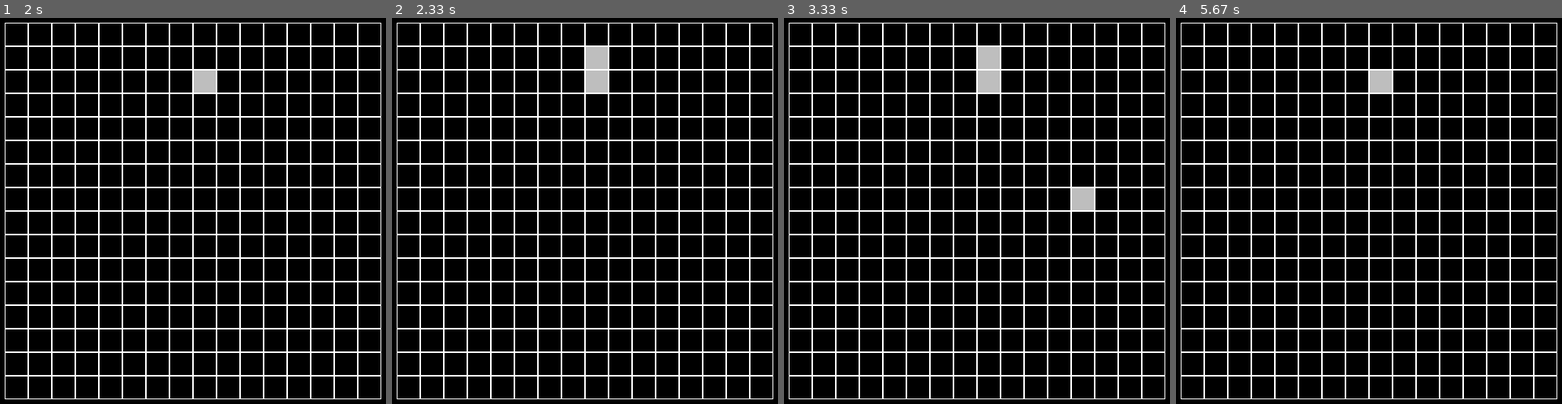
Above: before the commit, frames 1-4 (left to right).
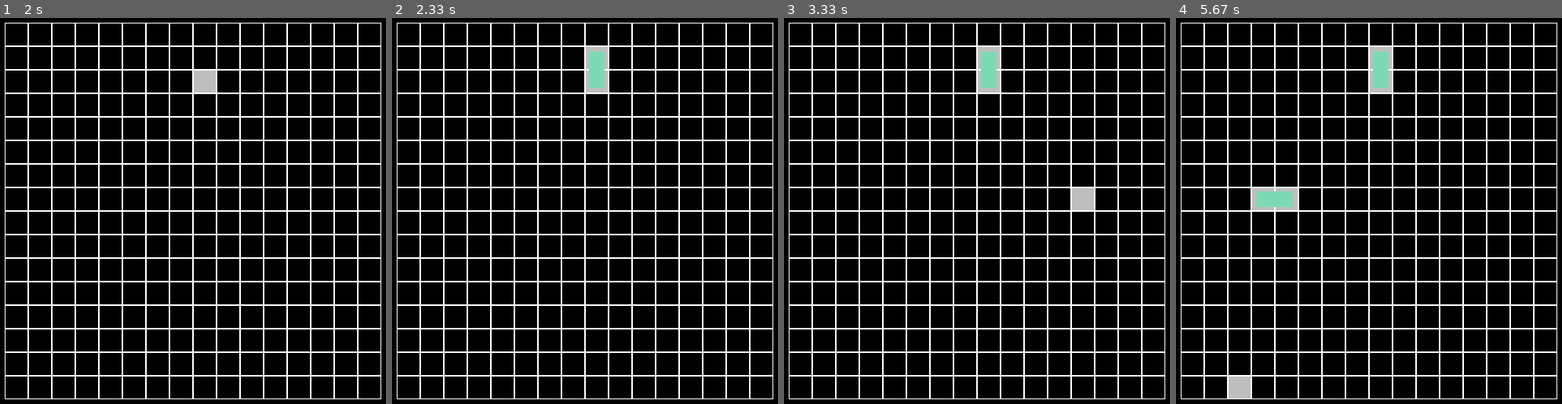
Above: after the commit, the same moments.

Repository: som-thing/yandex-pygame
Game: pygame game, started from Pygame 0.0/main.py
Two runs of this game, one before a commit and one after it. Both use one fixed random seed, a clock stepped at 60 frames per second and the inputs below.
Inputs (mouse positions are in pixels of both pictures, inside the frame that each line leads up to):
- Up to frame 1 (2 s): click (193, 230) at 0.38 s; click (193, 257) at 0.72 s; click (69, 164) at 1.05 s; click (335, 384) at 1.38 s; click (200, 83) at 1.72 s
- Up to frame 2 (2.33 s): click (596, 56) at 2.05 s
- Up to frame 3 (3.33 s): click (965, 156) at 2.38 s; click (922, 141) at 2.72 s; click (1081, 191) at 3.05 s
- Up to frame 4 (5.67 s): click (1492, 218) at 3.38 s; click (1380, 56) at 3.72 s; click (1253, 145) at 4.05 s; click (1384, 214) at 4.38 s; click (1253, 203) at 4.72 s; click (1284, 195) at 5.05 s; click (1249, 392) at 5.38 s

Frame 1 is identical in both runs. In frame 2, 0.4% of the frame differs, in the area x 51-56%, y 8-19%; in frame 3, 0.4%; in frame 4, 1.5%, in the area x 13-56%, y 7-99%.

Commit message:
Ribbons, errorfix + created TODO.txt
Ribbons now appear.

Diff:
--- a/Pygame 0.0/main.py
+++ b/Pygame 0.0/main.py
@@ -1,4 +1,5 @@
 import pygame
+import random
 
 
 class Board:
@@ -12,6 +13,8 @@
         self.cell_size = 30
         self.colors = [[0 for j in range(height)] for i in range(width)]
         self.flag = True
+        self.ribbons = {}  # здесь будут хранится соединения
+        self.ribbon_color = (random.choice(range(1, 256)), random.choice(range(1, 256)), random.choice(range(1, 256)))
 
     def set_view(self, left, top, cell_size):
         self.left = left
@@ -23,28 +26,52 @@
         for y in range(self.height):
             for x in range(self.width):
                 pygame.draw.rect(screen, colors[self.board[y][x]], (x * self.cell_size + self.left,
-                                                           y * self.cell_size + self.top,
-                                                           self.cell_size, self.cell_size))
+                                                                    y * self.cell_size + self.top,
+                                                                    self.cell_size, self.cell_size))
                 pygame.draw.rect(screen, pygame.Color('white'), (x * self.cell_size + self.left,
                                                                  y * self.cell_size + self.top,
                                                                  self.cell_size,
                                                                  self.cell_size), 1)
+                if (x, y) in self.ribbons.keys():  # прорисовка ленточек
+                    if self.ribbons[(x, y)] == "left":
+                        pygame.draw.rect(screen, self.ribbon_color, ((x - 1) * self.cell_size + self.left + 7,
+                                                                     y * self.cell_size + self.top + 5,
+                                                                     2 * self.cell_size - 14,
+                                                                     self.cell_size - 10))
+                    if self.ribbons[(x, y)] == "up":
+                        pygame.draw.rect(screen, self.ribbon_color, (x * self.cell_size + self.left + 5,
+                                                                     (y - 1) * self.cell_size + self.top + 7,
+                                                                     self.cell_size - 10,
+                                                                     2 * self.cell_size - 14))
 
     def get_click(self, mouse_pos):
         cell = self.get_cell(mouse_pos)
-        if self.flag:
-            self.on_click(cell)
-            self.first_cell = cell
-            self.flag = not self.flag
-        else:
-            if self.first_cell == cell:
+        if cell:  # проверка, нажали ли на клетку или на пустое пространство
+            if self.board[cell[1]][cell[0]] == 1:
                 pass
-            elif (abs(self.first_cell[0] - cell[0]) == 1 and self.first_cell[1] == cell[1]) \
-                    or (abs(self.first_cell[1] - cell[1]) == 1 and self.first_cell[0] == cell[0]):
+            elif self.flag:
                 self.on_click(cell)
+                self.first_cell = cell
+                self.flag = not self.flag
             else:
-                self.begin(self.first_cell)
-            self.flag = not self.flag
+                if (abs(self.first_cell[0] - cell[0]) == 1 and self.first_cell[1] == cell[1]) \
+                        or (abs(self.first_cell[1] - cell[1]) == 1 and self.first_cell[0] == cell[0]):
+                    self.on_click(cell)
+                    if self.first_cell[0] - cell[0] == 1:  # проверяем как находятся относительно друг друга клетки
+                        self.ribbons[self.first_cell] = "left"
+                        self.ribbons[cell] = "right"
+                    elif self.first_cell[0] - cell[0] == -1:
+                        self.ribbons[self.first_cell] = "right"
+                        self.ribbons[cell] = "left"
+                    elif self.first_cell[1] - cell[1] == 1:
+                        self.ribbons[self.first_cell] = "up"
+                        self.ribbons[cell] = "down"
+                    else:
+                        self.ribbons[self.first_cell] = "down"
+                        self.ribbons[cell] = "up"
+                else:
+                    self.begin(self.first_cell)
+                self.flag = not self.flag
 
     def get_cell(self, mouse_pos):
         for y in range(self.height):
Not shown, added: Pygame 0.0/TODO.txt
